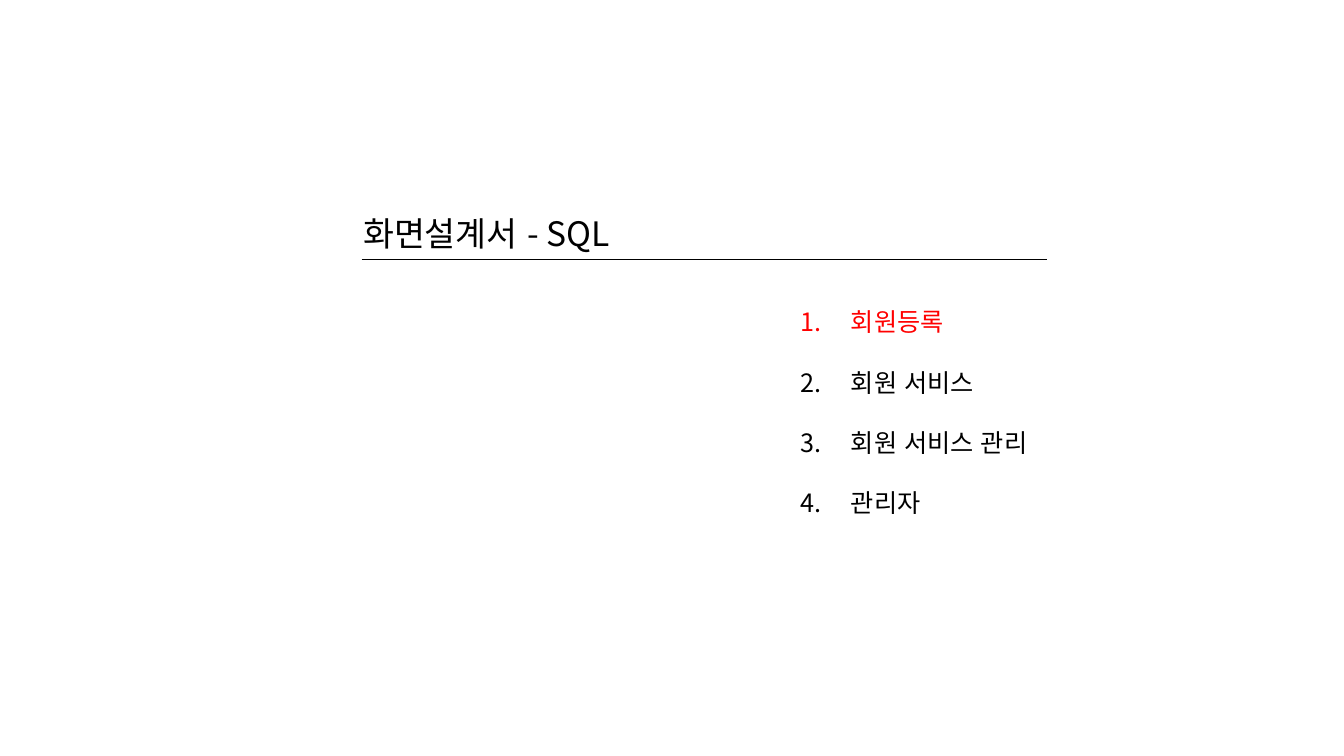
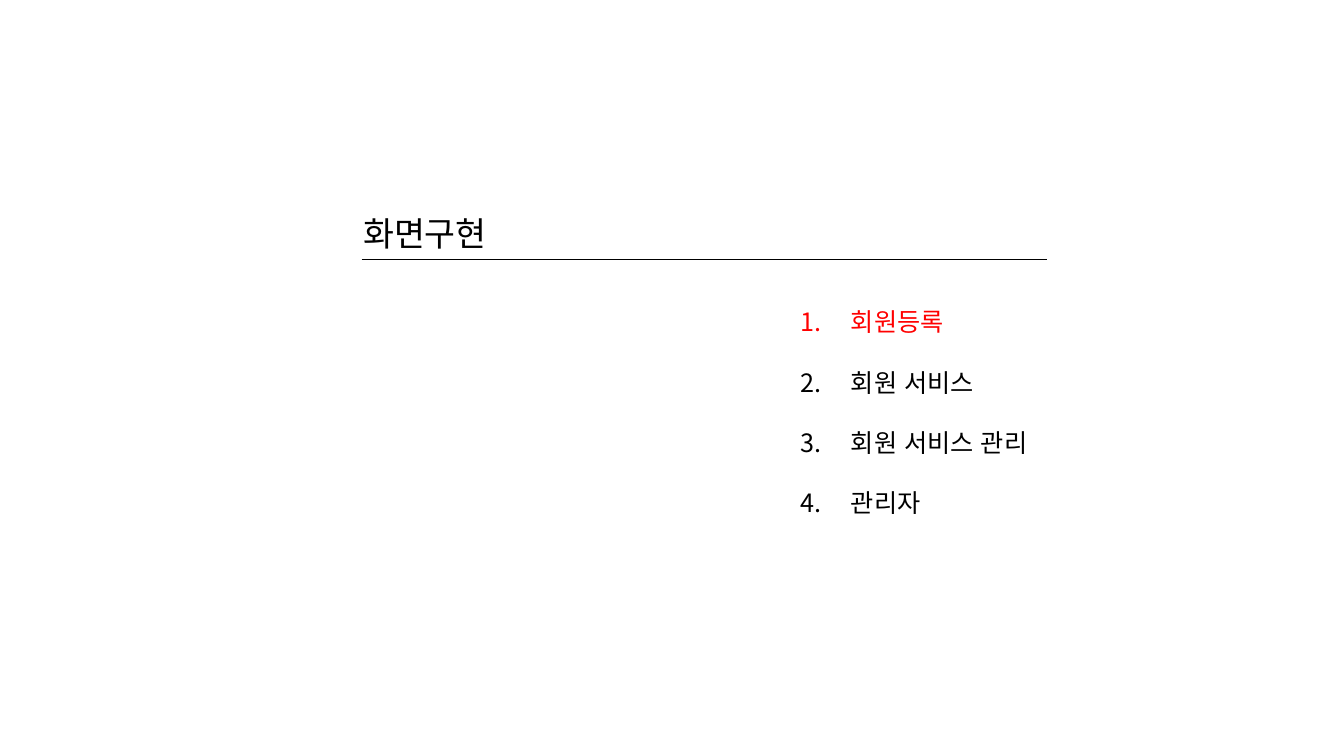
Before and after one commit to hhsw07/ezen-academy-projects, a slide deck: slide 53 of 발표자료/3차/반려동물관리서비스.pptx. Drawn at 1344x756 pixels with LibreOffice and Linux fonts; fonts in the diff are those of the drawing. Boxes give left, top, right and bottom in pixels: in the first picture for what was removed or moved away, otherwise in the second. Text is boxed around its words. In the diff, an @@ line names an element or a change of style, - is before the commit and + after.

```diff
--- a/발표자료/3차/반려동물관리서비스.pptx
+++ b/발표자료/3차/반려동물관리서비스.pptx
@@ text at box(363, 218, 487, 249): text changed @@
-화면설계서 - SQL
+화면구현
```
Also in this commit, not shown: 3 other slides changed.
